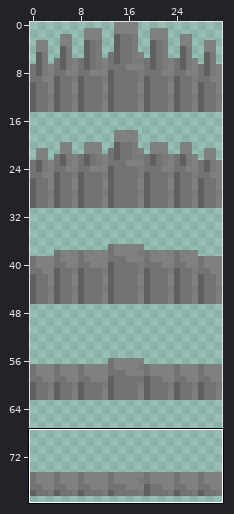
File history of a sprite sheet, textures/gate.png. The picture above shows the old version from afar; the outline marks the close-up.
Close-up. Before the commit:
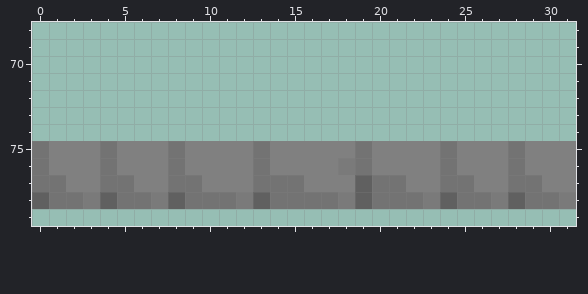
The file is 32x80 pixels. Colours within 5 levels of each other are drawn and written as one. Shown: x 0..31, y 68..79. The commit also changed other parts of the picture, which this record leaves out.
After the commit:
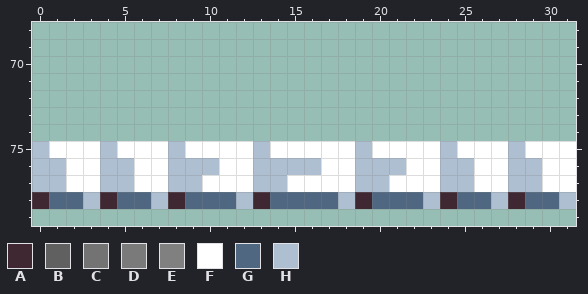
Palette (. is transparent): A #3f2832  B #606060  C #737373  D #7a7a7a  E #808080  F #ffffff  G #4f6781  H #afbfd2
Difference:
Changed rows in their new state; - is an unchanged pixel.
first column x 0:
75 HFFFHFFFHFFFFHFFFFFHFFFFHFFFHFFF
76 HHFFHHFFHHHFFHHHHFFHHHFFHHFFHHFF
77 HHFFHHFFHHFFFHHFFFFHHFFFHHFFHHFF
78 AGGHAGGHAGGGHAGGGGHAGGGHAGGHAGGH
Changed places in both close-ups, as pixel boxes (x1, y1, x2, y2):
changed: (32, 141, 576, 209)
